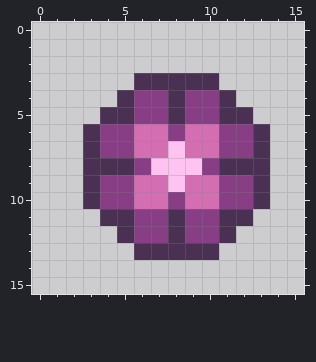
Pixel-art file, stored at Art/Environment/portal.aseprite. Above: the version before the commit.
16x16 pixels, 1 frame.
The result:
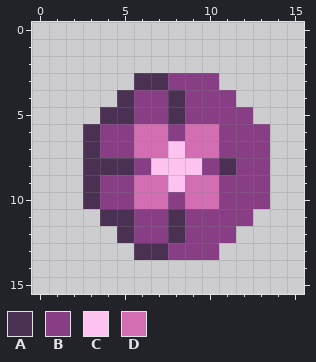
Palette (. is transparent): A #4a3052  B #873e84  C #ffc3f2  D #d46eb3
Difference:
Changed rows in their new state; - is an unchanged pixel.
first column x 8:
 3 BBB---
 4 ---B--
 5 ---BB-
 6 -----B
 7 -----B
 8 ----BB
 9 -----B
10 -----B
11 ---BB-
12 ---B--
13 BBB---
Boxes around the changes in both pictures, in picture pixels (x1, y1, x2, y2):
changed: (168, 73, 270, 260)
